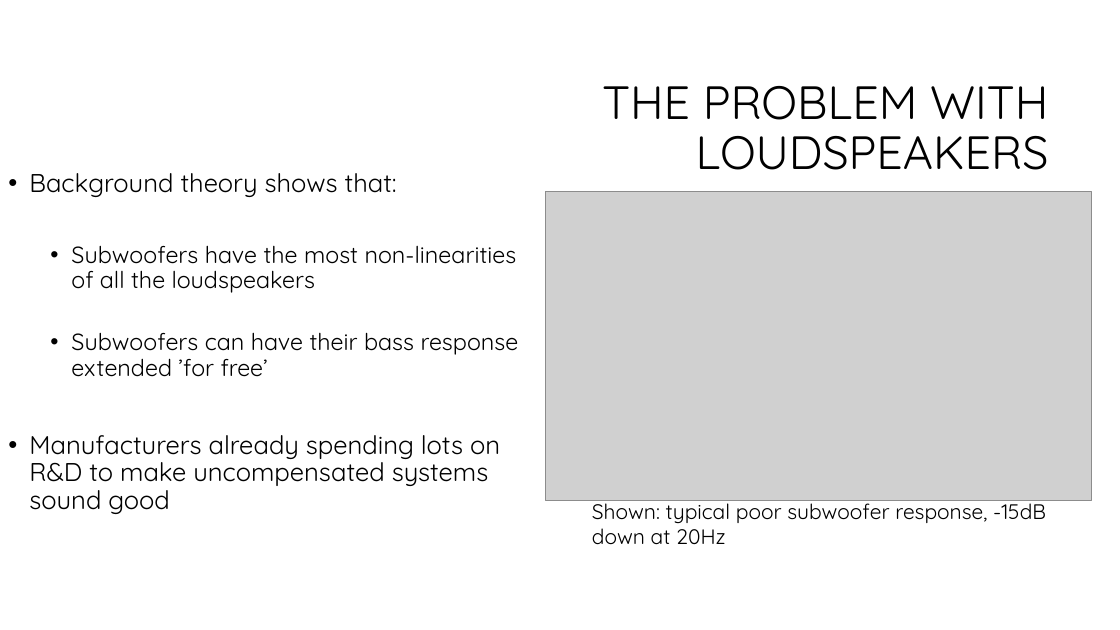
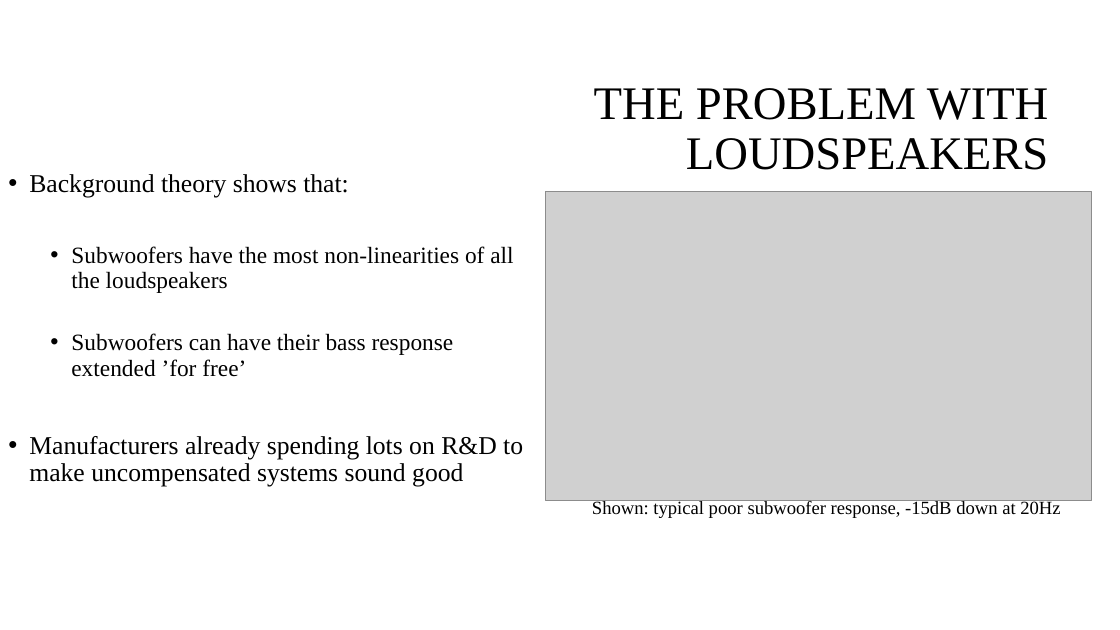
Before and after one commit to spez1998/3rd-year-project, a slide deck: slide 9 of Deliverables/2ndMarkerViva/viva_presentation.pptx. Drawn at 1120x630 pixels with LibreOffice and Linux fonts; fonts in the diff are those of the drawing; grey boxes stand for pictures; background and template pictures are left out. Boxes give left, top, right and bottom in pixels: in the first picture for what was removed or moved away, otherwise in the second. Text is boxed around its words. In the diff, an @@ line names an element or a change of style, - is before the commit and + after.

```diff
--- a/Deliverables/2ndMarkerViva/viva_presentation.pptx
+++ b/Deliverables/2ndMarkerViva/viva_presentation.pptx
@@ title "THE PROBLEM WITH LOUDSPEAKERS" at bbox=[594, 88, 1049, 170]: font Quicksand to Times New Roman @@
@@ text "Background theory shows that:" at bbox=[29, 174, 523, 487]: font Quicksand to Times New Roman @@
@@ text "Shown: typical poor subwoofer response, ..." at bbox=[592, 500, 1060, 518]: size 18 to 16 pt, font Quicksand to Times New Roman @@
```
Also in this commit, not shown: 9 other slides changed, 2 slides added.
